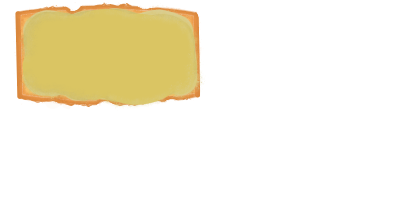
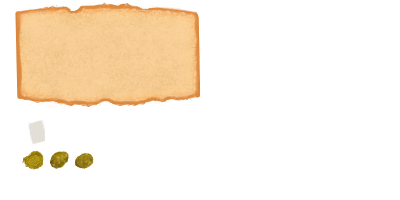
Revision of a layered 400px x 200px image; what changed, layer by layer:
added layer "Queso feta" above "Queso fundido" over left=19, top=64, right=128, bottom=170
hid "Queso fundido" over left=11, top=3, right=206, bottom=170
showed "Hummus", painted on it over left=11, top=3, right=206, bottom=170
added layer "Alcaparra 3" above "Alcaparra 2" over left=19, top=64, right=128, bottom=170
added layer "Alcaparra 2" above "Alcaparra 1" over left=19, top=64, right=128, bottom=170
added layer "Alcaparra 1" above "Aguacate" over left=19, top=64, right=64, bottom=170
painted on "Pan" over left=11, top=3, right=206, bottom=132
painted on "Fondo" over left=11, top=3, right=206, bottom=170
